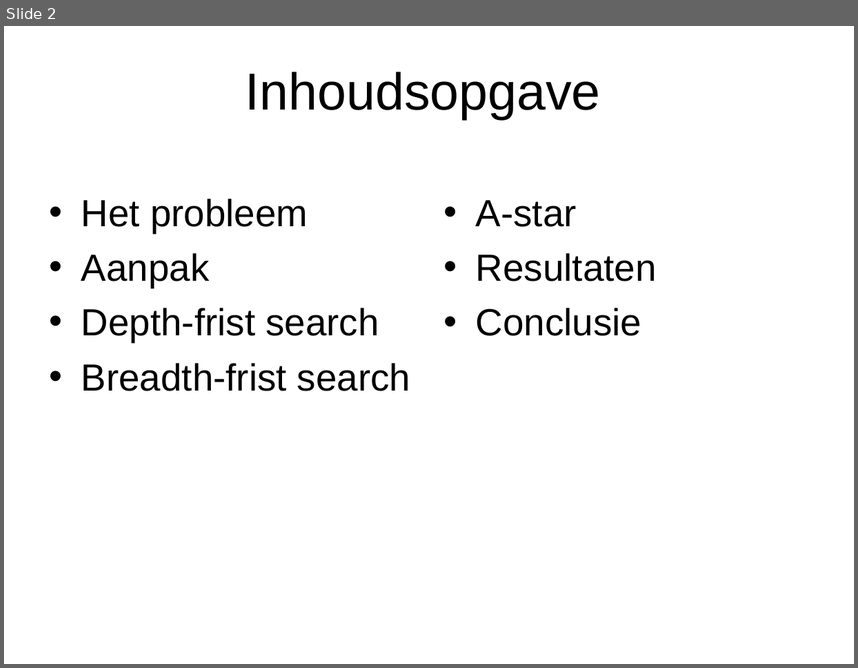
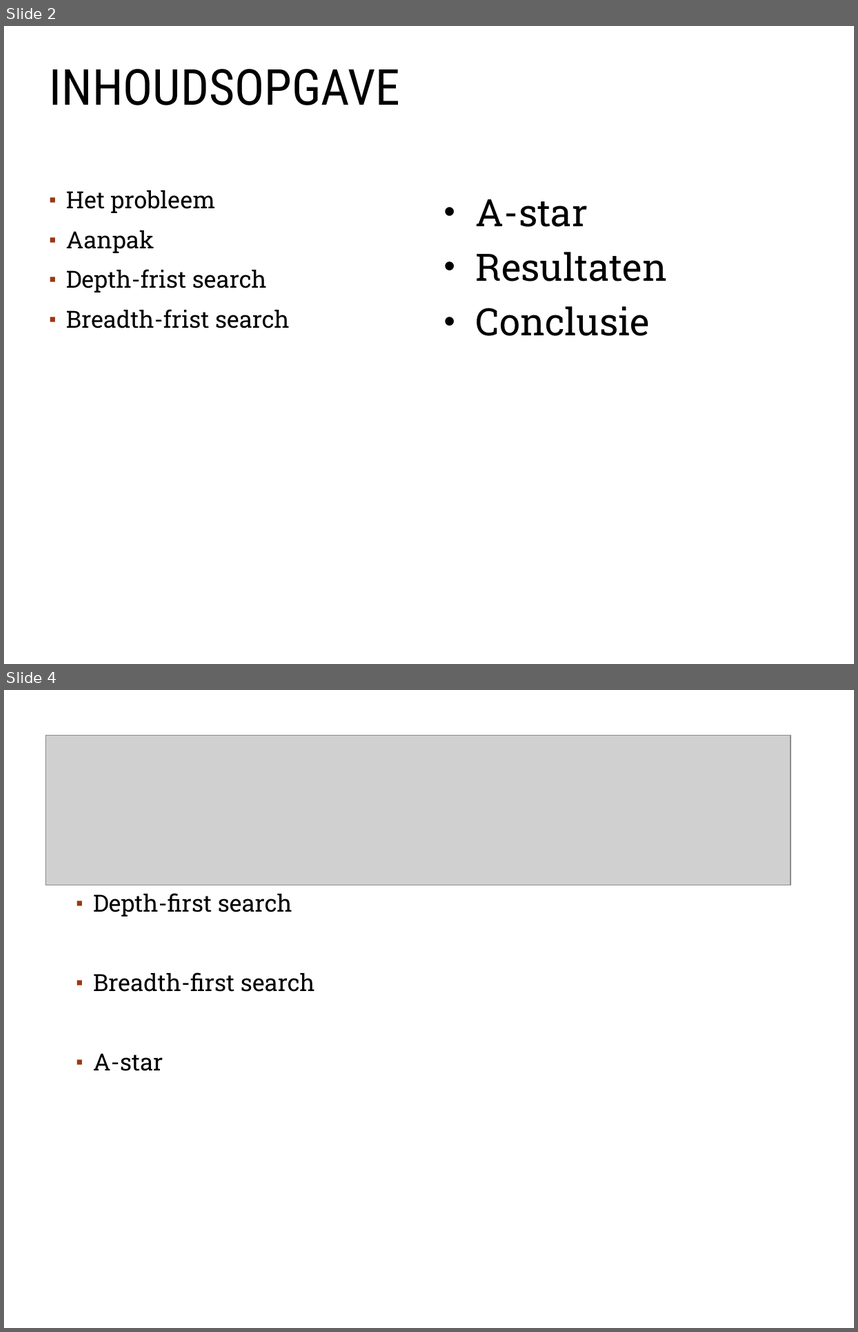
Before and after one commit to A-meerdervan/RushHourGit, a slide deck: eindpresentatie.ppt. Shown one above the other, each under a label of ours: slide 2 before the commit, slides 2 and 4 after it; the slides between them are not shown. The pictures are 858x668 and 858x1332 pixels, drawn with LibreOffice and Linux fonts; fonts in the diff are those of the drawing; grey boxes stand for pictures; background and template pictures are left out. Boxes give left, top, right and bottom in pixels: in the first picture for what was removed or moved away, otherwise in the second. Text is boxed around its words. In the diff, an @@ line names an element or a change of style, - is before the commit and + after.

```diff
--- a/eindpresentatie.ppt
+++ b/eindpresentatie.ppt
@@ slide 4 added at <box>4,690,854,1328</box>, background #FFFFFF; not listed: 1 template element that a slide beside it also shows @@
@@ picture added at <box>45,735,791,885</box> @@
@@ text added at <box>93,893,315,1071</box>, 20 pt, text #000000 @@
+▪ Depth-first search
+▪ Breadth-first search
+▪ A-star
@@ slide 2 changed as well @@
@@ title at <box>50,69,401,105</box>: text changed; size 44 to 42 pt; font Arial to Roboto Condensed @@
-Inhoudsopgave
+INHOUDSOPGAVE
@@ text "Het probleem" at <box>66,190,290,328</box>: size 32 to 20 pt, font Arial to Roboto Slab; bullet • to ▪; line spacing 1 to 0.9; more space between paragraphs; bullet colour #000000 to #9E3611 @@
@@ text "A-star" at <box>476,199,667,336</box>: font Arial to Roboto Slab @@
```
Also in this commit, not shown: 2 other slides changed, 8 other slides added, 9 slides removed, 3 other files.
